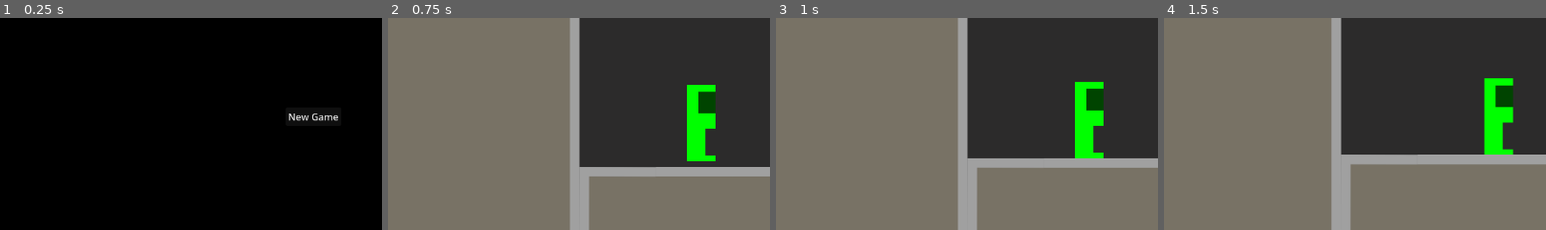
Above: before the commit, frames 1-4 (left to right).
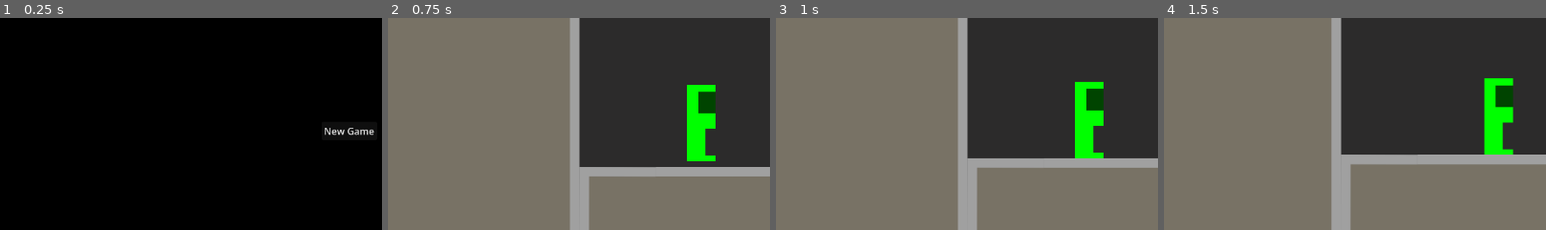
Above: after the commit, the same moments.

Repository: alidion/vectoria-savior
Game: Godot game, scene res://Scenes/Levels/main_menu.tscn
Same seed, same stepped clock (60 frames per second), same inputs: the game is played once before the commit and once after it.
Inputs:
- Up to frame 1 (0.25 s): no input
- Up to frame 2 (0.75 s): click "New Game" at 0.5 s
- Up to frame 3 (1 s): no input
- Up to frame 4 (1.5 s): tap Enter (ui_accept) at 1.25 s; hold Right (RIGHT) from 1.28 s (still down); tap Z (ACTION) at 1.35 s
The pictures show only the part of the screen within x 9-59%, y 26-76%; the shares and areas given below are measured in that part.

The runs differ from the first frame. In frame 1, 0.6% of the frame differs, in the area x 75-98%, y 45-56%; in frame 2, nothing differs; in frame 3, nothing differs; in frame 4, nothing differs.

Commit message:
automatic import to 4.6.1

Diff:
--- a/Scenes/Levels/main_menu.tscn
+++ b/Scenes/Levels/main_menu.tscn
@@ -1,17 +1,21 @@
-[gd_scene load_steps=2 format=3 uid="uid://sfvep4n54yu0"]
+[gd_scene format=3 uid="uid://sfvep4n54yu0"]
 
-[ext_resource type="Script" path="res://Scenes/Levels/main_menu.gd" id="1_h0ss4"]
+[ext_resource type="Script" uid="uid://b7kls5ik850ob" path="res://Scenes/Levels/main_menu.gd" id="1_h0ss4"]
 
-[node name="MainMenu" type="Control"]
+[node name="MainMenu" type="Control" unique_id=681918240]
 layout_mode = 3
 anchors_preset = 15
 anchor_right = 1.0
 anchor_bottom = 1.0
+offset_left = 60.0
+offset_top = 24.0
+offset_right = 60.0
+offset_bottom = 24.0
 grow_horizontal = 2
 grow_vertical = 2
 script = ExtResource("1_h0ss4")
 
-[node name="Button" type="Button" parent="."]
+[node name="Button" type="Button" parent="." unique_id=715976281]
 layout_mode = 1
 anchors_preset = 8
 anchor_left = 0.5
--- a/project.godot
+++ b/project.godot
@@ -8,11 +8,15 @@
 
 config_version=5
 
+[animation]
+
+compatibility/default_parent_skeleton_in_mesh_instance_3d=true
+
 [application]
 
 config/name="Vectoria"
 run/main_scene="res://Scenes/Levels/main_menu.tscn"
-config/features=PackedStringArray("4.3", "Forward Plus")
+config/features=PackedStringArray("4.6", "Forward Plus")
 boot_splash/bg_color=Color(0, 0, 0, 1)
 boot_splash/image="res://Assets/w.png"
 config/icon="res://icon.svg"
Not shown, changed: Assets/Arrow.png.import
Not shown, changed: Assets/Character/character.png.import
Not shown, changed: Assets/Character/gun.png.import
Not shown, changed: Assets/Character/jetpack.png.import
Not shown, changed: Assets/Enemies/bug.png.import
Not shown, changed: Assets/Hud/Life icon - background.png.import
Not shown, changed: Assets/Hud/Life icon - fill.png.import
Not shown, changed: Assets/Hud/Progress Bar - Over.png.import
Not shown, changed: Assets/Hud/Progress Bar - Progress.png.import
Not shown, changed: Assets/Hud/Progress Bar - Under.png.import
Not shown, changed: Assets/Hud/XBox Button A.png.import
Not shown, changed: Assets/Hud/XBox Button X.png.import
(and 49 more such lines)
